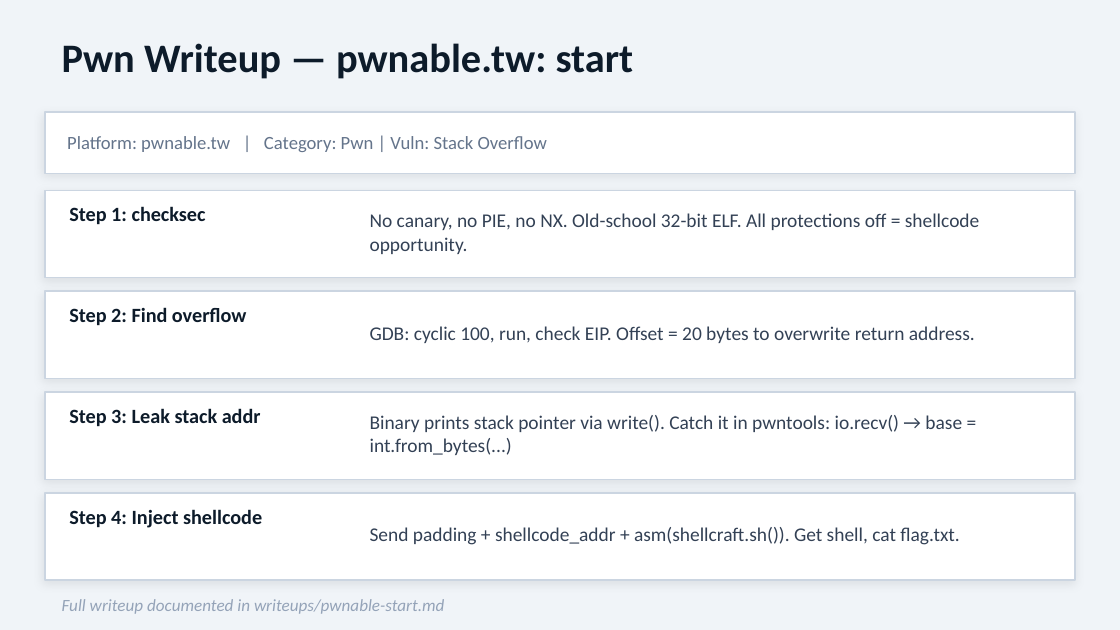
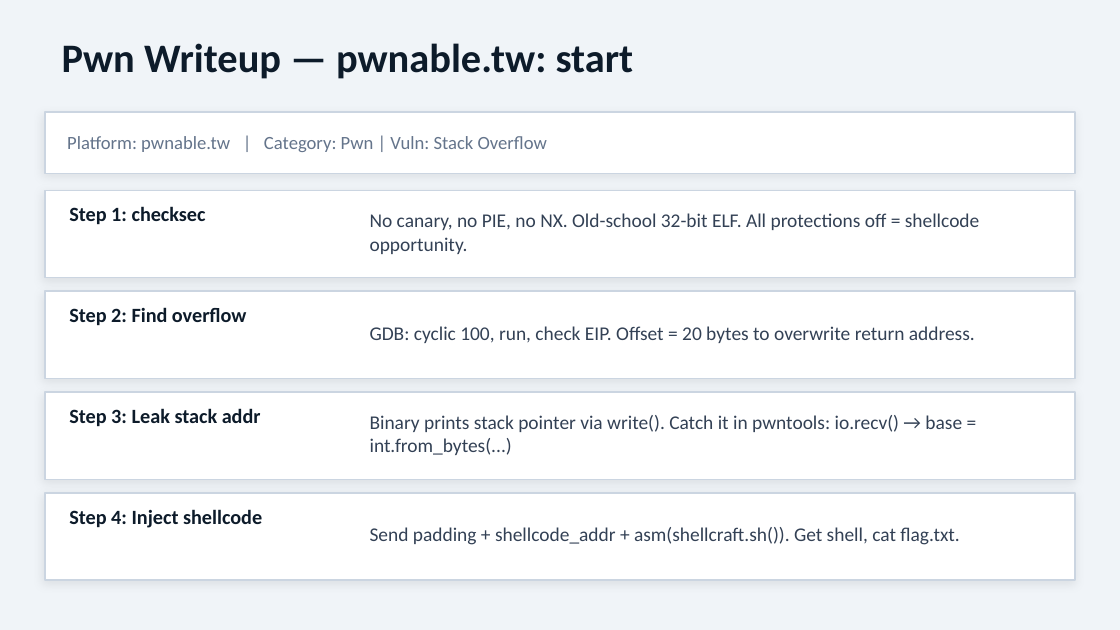
Before and after one commit to Shad0wEmperor404/Capture-The-Flag, a slide deck: slide 14 of CTF.pptx. Drawn at 1120x630 pixels with LibreOffice and Linux fonts; fonts in the diff are those of the drawing. Boxes give left, top, right and bottom in pixels: in the first picture for what was removed or moved away, otherwise in the second. Text is boxed around its words. In the diff, an @@ line names an element or a change of style, - is before the commit and + after.

Commit message:
added ppt

```diff
--- a/CTF.pptx
+++ b/CTF.pptx
@@ text removed at [62, 599, 445, 614] @@
-Full writeup documented in writeups/pwnable-start.md
```
Also in this commit, not shown: 1 other slide changed.
